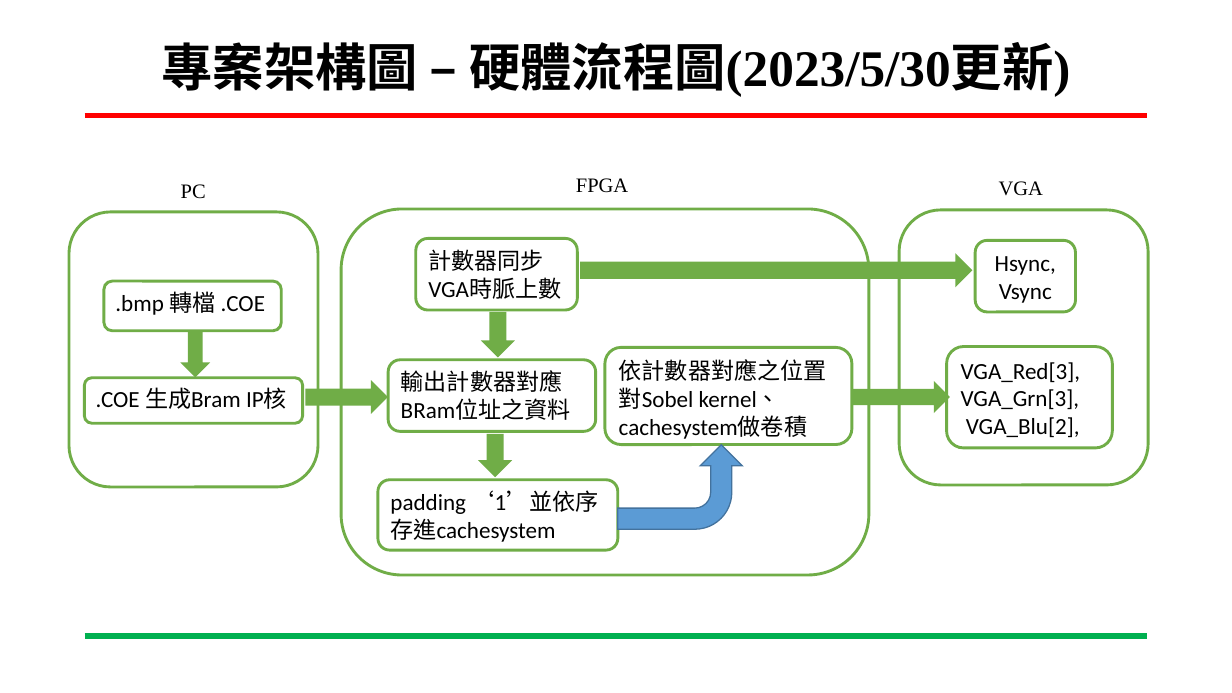
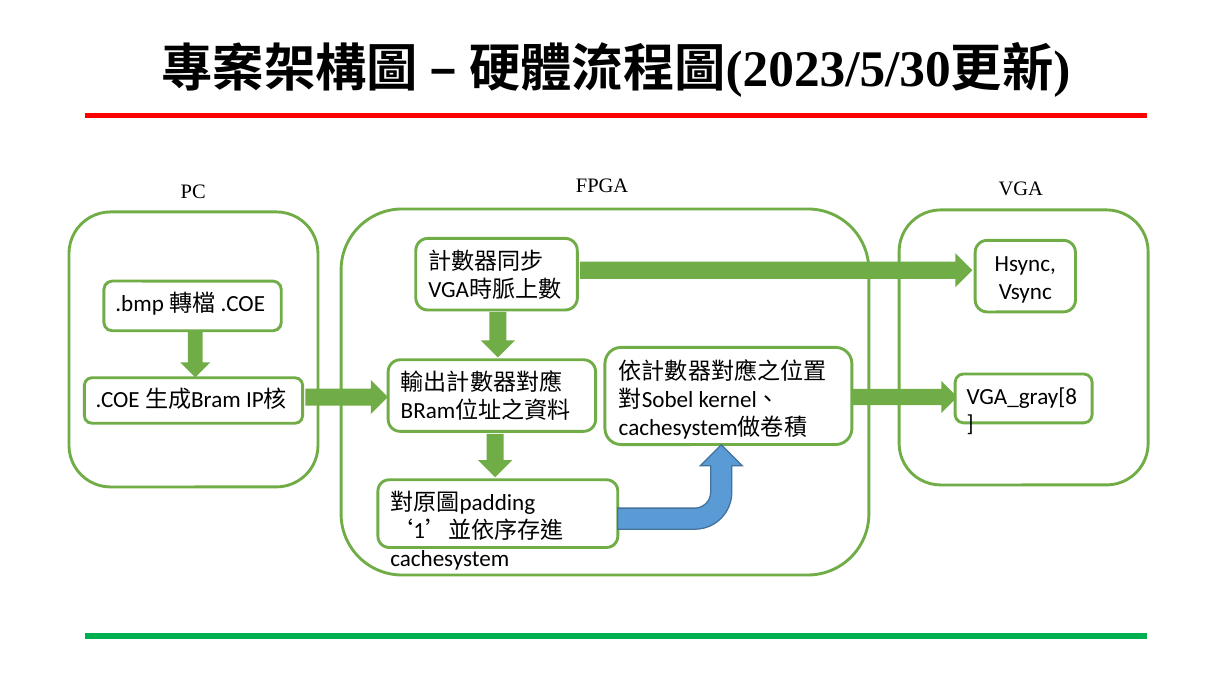
Before and after one commit to ing0331/FPGA, a slide deck: slide 12 of HW7_sobel_BRam/N06-Tutorial/專案進度報告-Sobel_VGA-吳東穎-20230531.pptx. Drawn at 1232x693 pixels with LibreOffice and Linux fonts; fonts in the diff are those of the drawing; background and template pictures are left out. Boxes give left, top, right and bottom in pixels: in the first picture for what was removed or moved away, otherwise in the second. Text is boxed around its words. In the diff, an @@ line names an element or a change of style, - is before the commit and + after.

```diff
--- a/HW7_sobel_BRam/N06-Tutorial/專案進度報告-Sobel_VGA-吳東穎-20230531.pptx
+++ b/HW7_sobel_BRam/N06-Tutorial/專案進度報告-Sobel_VGA-吳東穎-20230531.pptx
@@ rounded rectangle removed at (x1=946, y1=347, x2=1112, y2=448) @@
-VGA_Red[3],
-VGA_Grn[3],
-VGA_Blu[2],
@@ down arrow resized from (x1=853, y1=381, x2=950, y2=413) to (x1=851, y1=381, x2=958, y2=414) @@
@@ rounded rectangle added at (x1=956, y1=374, x2=1092, y2=423), fill #FFFFFF, outline #70AD47 2.25 pt, 18 pt, text #000000 @@
+VGA_gray[8]
@@ text in rounded rectangle at (x1=390, y1=490, x2=563, y2=540): text changed @@
-padding ‘1’並依序
-存進cachesystem
+對原圖padding ‘1’並依序存進cachesystem
```
Also in this commit, not shown: 7 other slides changed, 1 slide removed.
